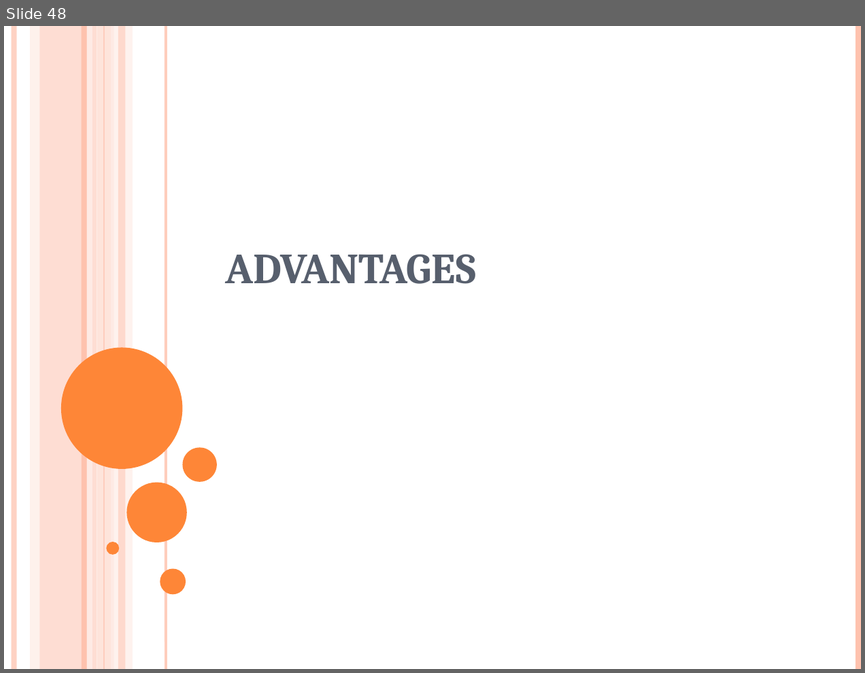
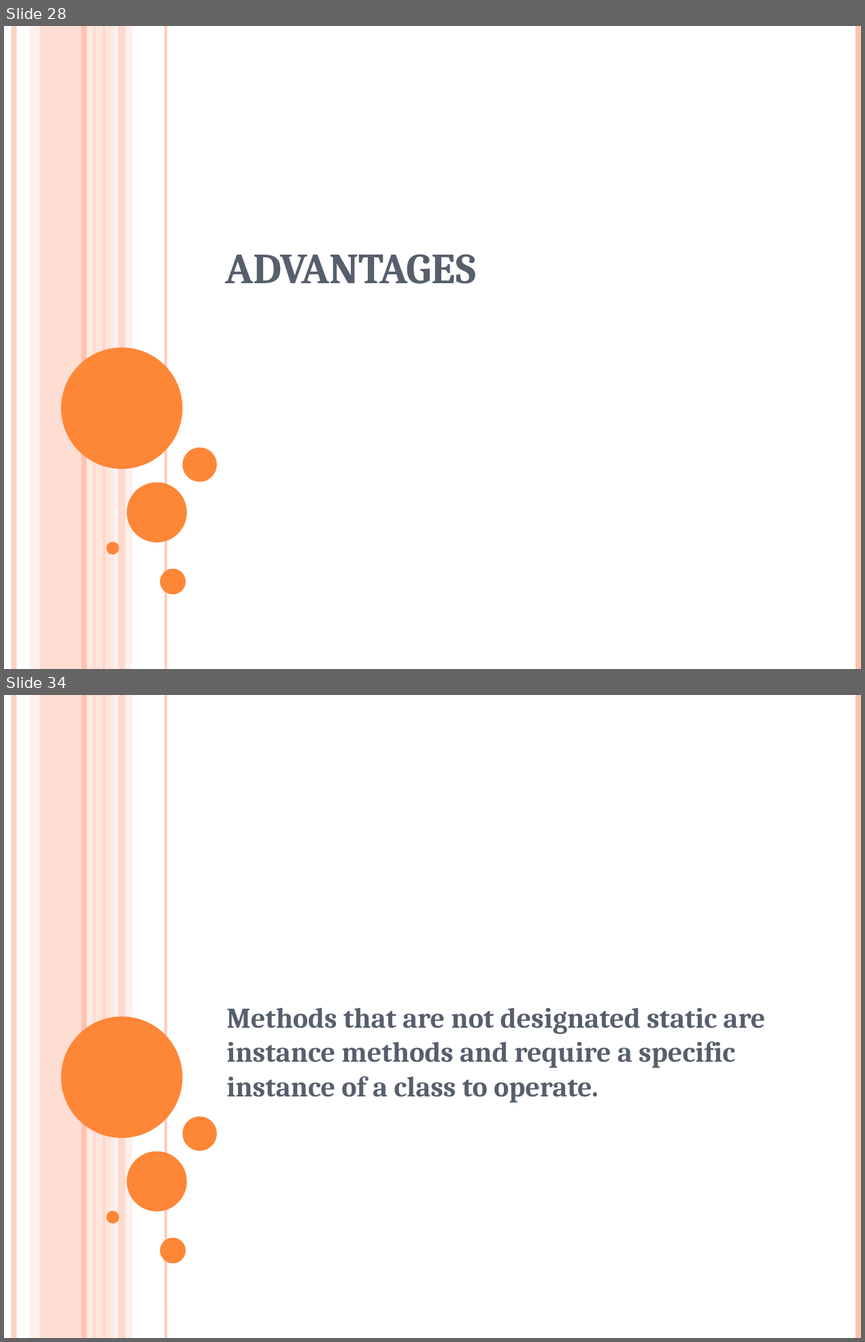
Before and after one commit to surabhi5/instant-ppt, a slide deck: output.pptx. Shown one above the other, each under a label of ours: slide 48 before the commit, slides 28 and 34 after it; the slides between them are not shown. The pictures are 865x673 and 865x1342 pixels, drawn with LibreOffice and Linux fonts; fonts in the diff are those of the drawing. Boxes give left, top, right and bottom in pixels: in the first picture for what was removed or moved away, otherwise in the second. Text is boxed around its words. In the diff, an @@ line names an element or a change of style, - is before the commit and + after.

```diff
--- a/output.pptx
+++ b/output.pptx
@@ slide 34 added at box(4, 695, 861, 1338), background #FFFFFF; not listed: 16 template elements that a slide beside it also shows @@
@@ subtitle added at box(226, 1008, 765, 1102), 24 pt, text #575F6D, bold @@
+Methods that are not designated static are instance methods and require a specific instance of a class to operate.
@@ what was slide 48 is now slide 28 @@
```
Also in this commit, not shown: 2 slides changed, 68 other slides added, 111 slides removed, 2 other files.
